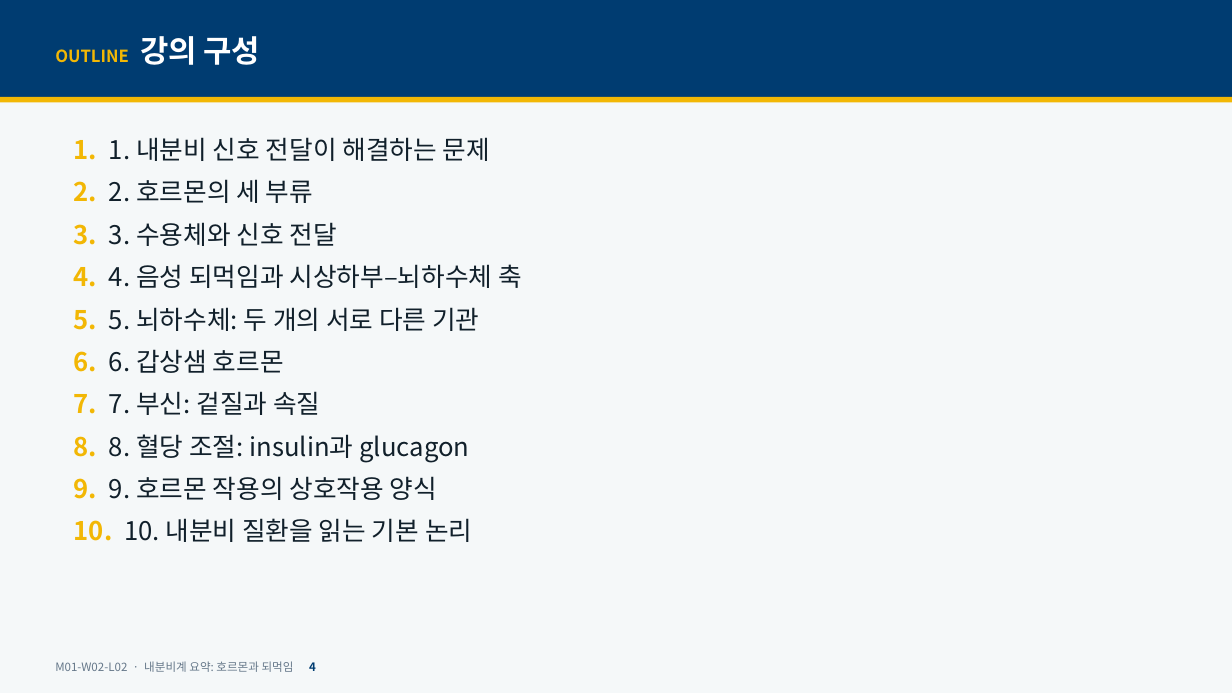
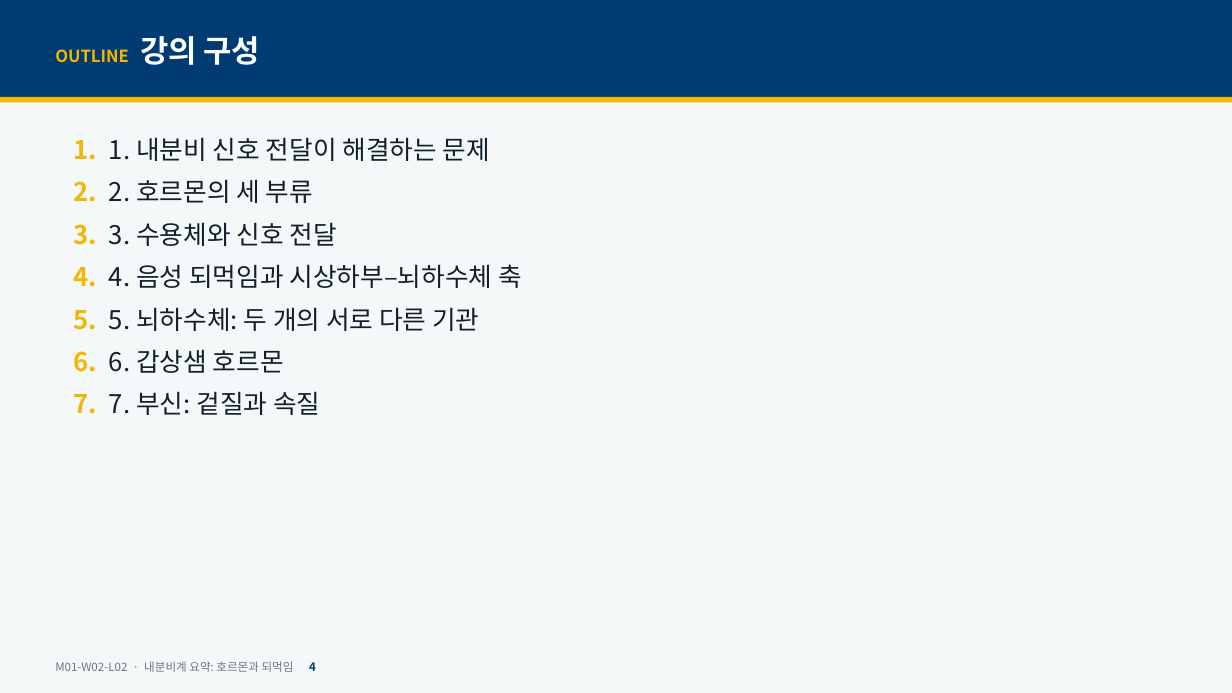
Before and after one commit to hoperiasd2/hoperiasd2.github.io, a slide deck: slide 4 of curriculum/M01/W02/L02/slides.pptx. Drawn at 1232x693 pixels with LibreOffice and Linux fonts; fonts in the diff are those of the drawing. Boxes give left, top, right and bottom in pixels: in the first picture for what was removed or moved away, otherwise in the second. Text is boxed around its words. In the diff, an @@ line names an element or a change of style, - is before the commit and + after.

```diff
--- a/curriculum/M01/W02/L02/slides.pptx
+++ b/curriculum/M01/W02/L02/slides.pptx
@@ text at [74,434,472,542]: paragraphs removed @@
-8. 8. 혈당 조절: insulin과 glucagon
-9. 9. 호르몬 작용의 상호작용 양식
-10. 10. 내분비 질환을 읽는 기본 논리
```
Also in this commit, not shown: 6 other slides changed, 18 slides removed, 6 other files.
